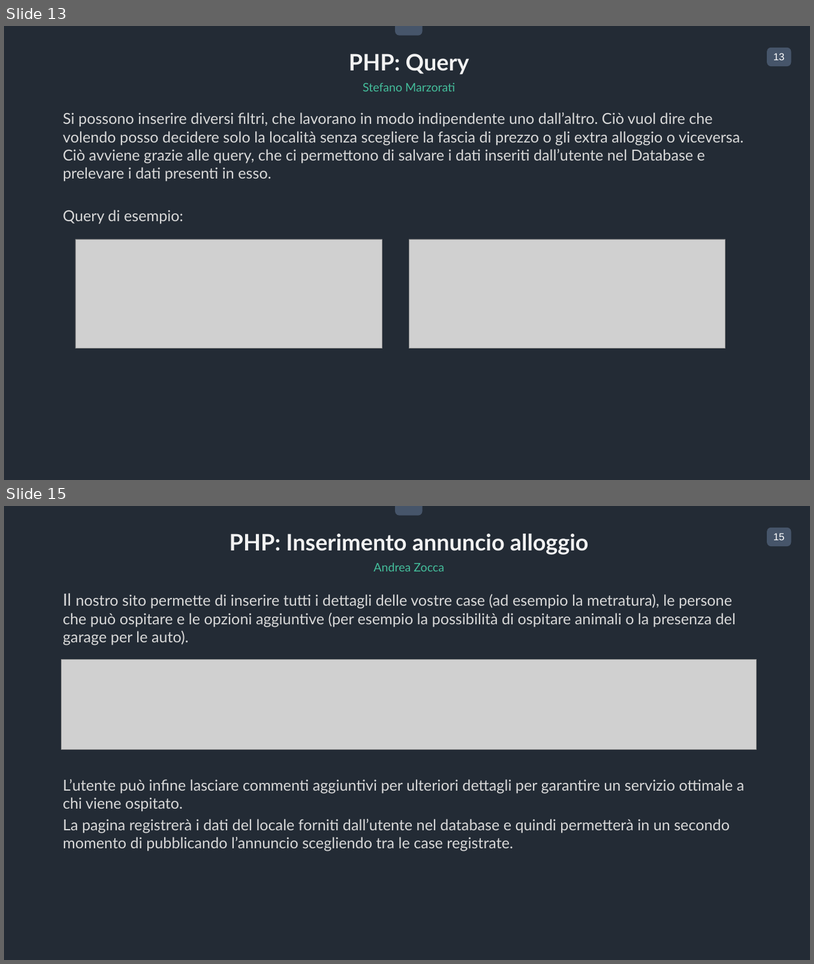
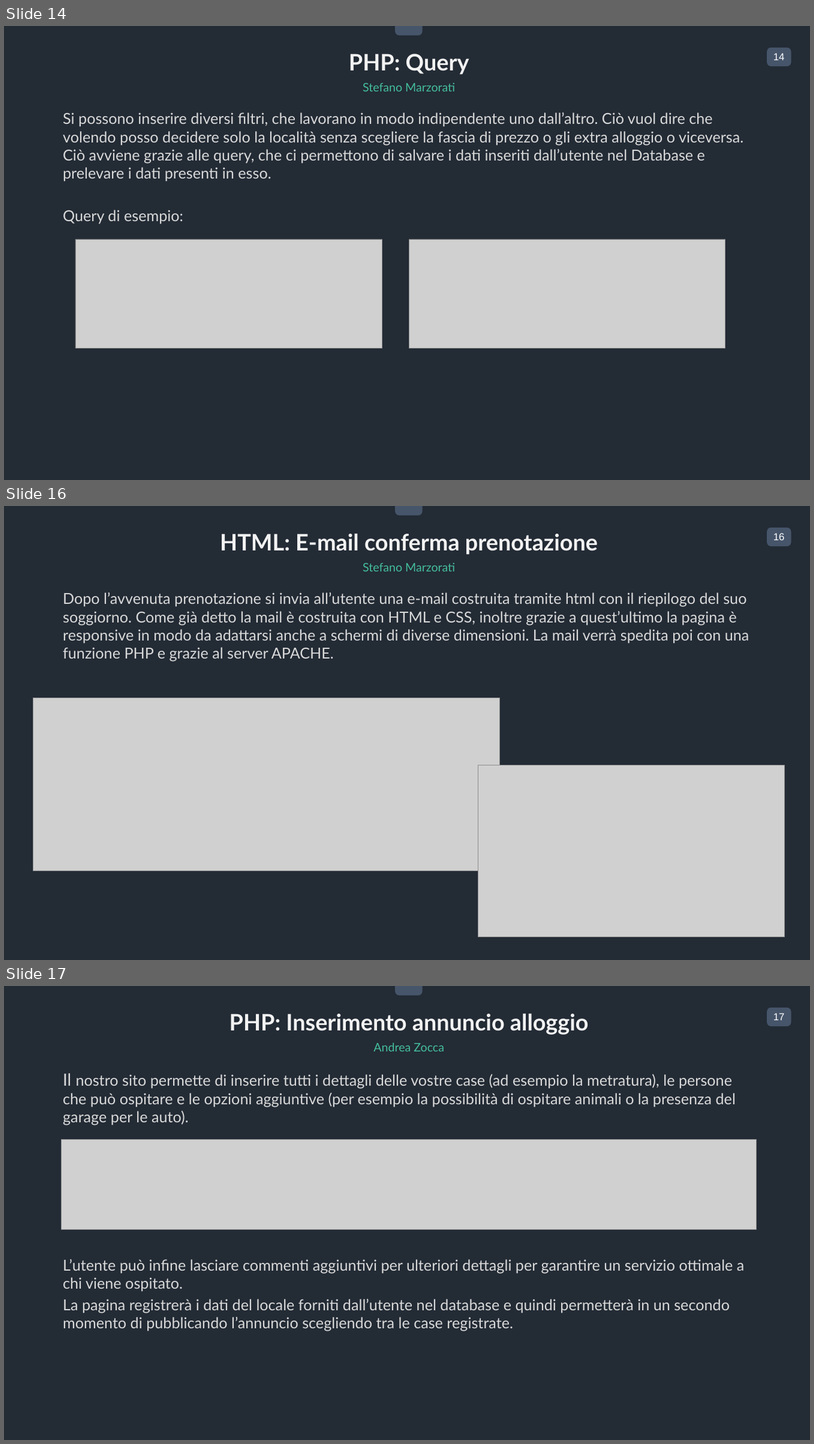
Before and after one commit to fornaroale/FastHome, a slide deck: Deliverable/Presentazione Ufficiale.pptx. Shown one above the other, each under a label of ours: slides 13 and 15 before the commit, slides 14, 16 and 17 after it; the slides between them are not shown. The pictures are 814x964 and 814x1444 pixels, drawn with LibreOffice and Linux fonts; fonts in the diff are those of the drawing; grey boxes stand for pictures. Boxes give left, top, right and bottom in pixels: in the first picture for what was removed or moved away, otherwise in the second. Text is boxed around its words. In the diff, an @@ line names an element or a change of style, - is before the commit and + after.

```diff
--- a/Deliverable/Presentazione Ufficiale.pptx
+++ b/Deliverable/Presentazione Ufficiale.pptx
@@ slide 16 added at bbox=[4, 506, 810, 960], background #232A35; not listed: 3 template elements that a slide beside it also shows @@
@@ text added at bbox=[220, 534, 598, 555], 54 pt, text #F2F2F2, bold @@
+HTML: E-mail conferma prenotazione
@@ text added at bbox=[363, 563, 455, 571], 28 pt, text #44BE9B @@
+Stefano Marzorati
@@ text added at bbox=[63, 592, 750, 661], 36 pt, text #D9D9D9 @@
+Dopo l’avvenuta prenotazione si invia all’utente una e-mail costruita tramite html con il riepilogo del suo soggiorno. Come già detto la mail è costruita con HTML e CSS, inoltre grazie a quest’ultimo la pagina è responsive in modo da adattarsi anche a schermi di diverse dimensioni. La mail verrà spedita poi con una funzione PHP e grazie al server APACHE.
@@ picture added at bbox=[33, 697, 500, 870] @@
@@ picture added at bbox=[479, 765, 785, 937] @@
@@ what was slide 13 is now slide 14 @@
@@ page number at bbox=[774, 53, 785, 60]: text changed @@
-13
+14
@@ what was slide 15 is now slide 17 @@
@@ page number at bbox=[774, 1013, 785, 1020]: text changed @@
-15
+17
```
Also in this commit, not shown: 4 slides changed, 2 other slides added, 1 slide removed.
